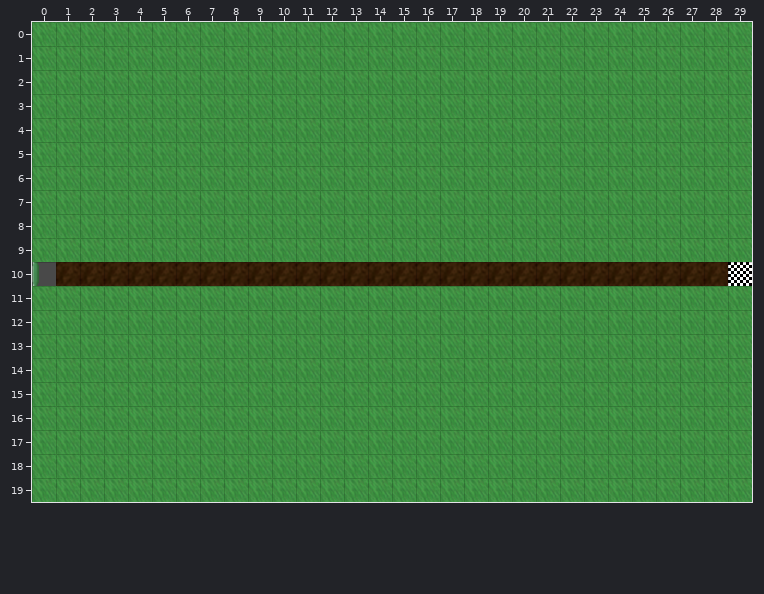
Tiled map (JSON) -- src/assets/game/maps/test.json. That is the earlier state.
Cells are 32x32 px. Shown: x 0..29, y 0..19.
The same view after the edit:
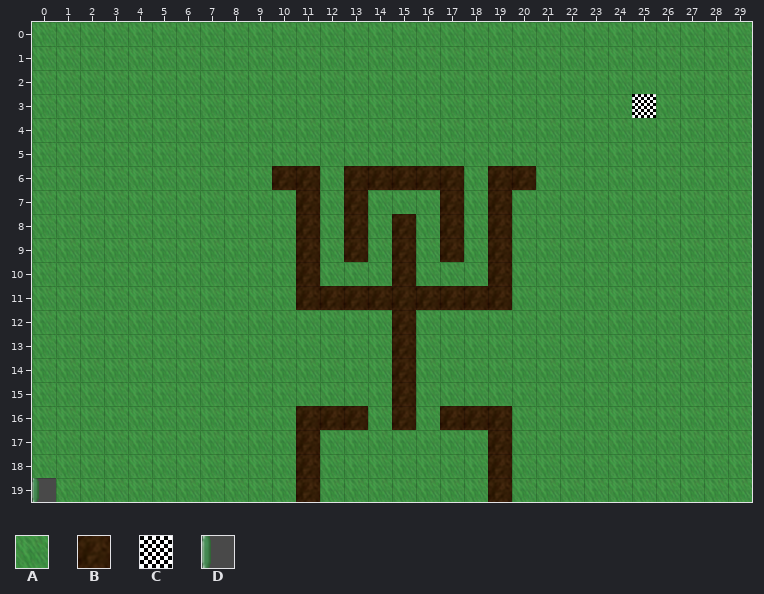
Key: from "test": A 0, B 1, C 3, D 4.
_ is an empty cell.
Tiles replaced or removed in this view: A, B, C, D.
Difference:
Changed rows in their new state; . is an unchanged cell.
Layer "Background":
first column x 0:
 3 .........................C....
 6 ..........BB.BBBBB.BB.........
 7 ...........B.B...B.B..........
 8 ...........B.B.B.B.B..........
 9 ...........B.B.B.B.B..........
10 AAAAAAAAAAA.AAA.AAA.AAAAAAAAAA
11 ...........BBBBBBBBB..........
12 ...............B..............
13 ...............B..............
14 ...............B..............
15 ...............B..............
16 ...........BBB.B.BBB..........
17 ...........B.......B..........
18 ...........B.......B..........
19 D..........B.......B..........
